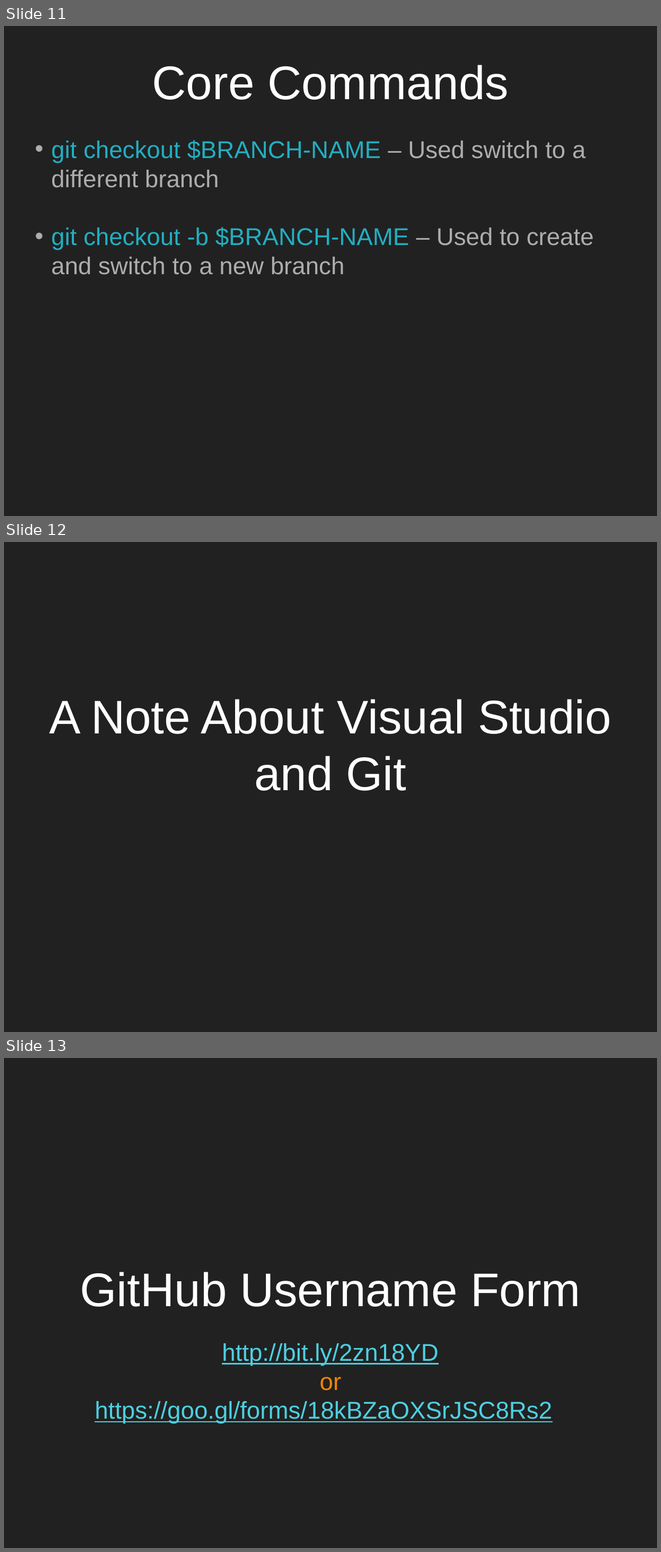
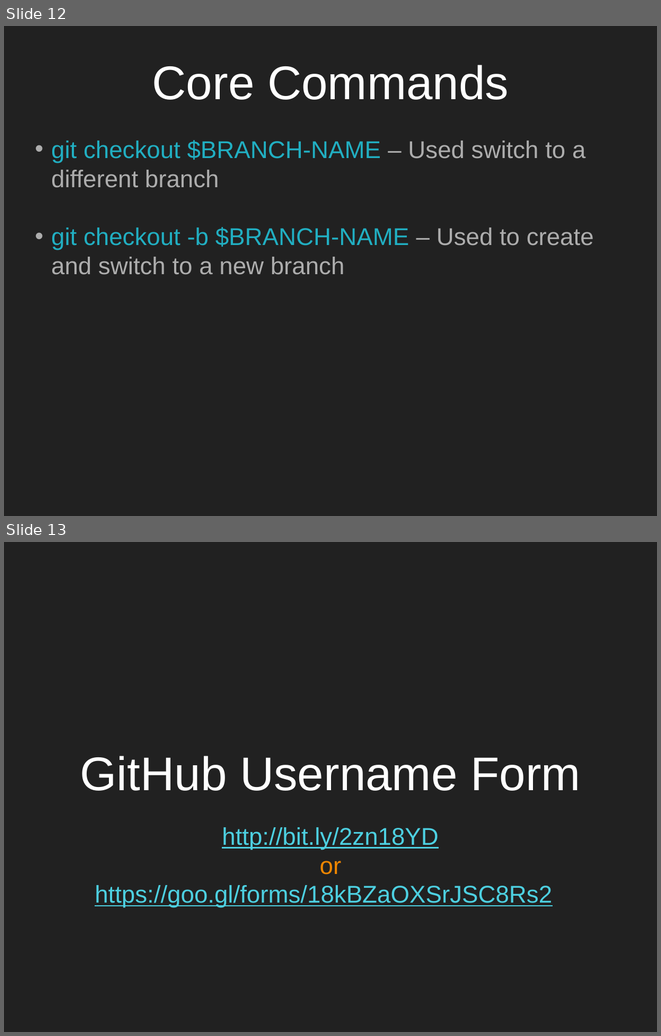
Before and after one commit to GinoCubeddu/Worcester-Future-Week-Git-Talk, a slide deck: IntroductionToGitAndGitHub.pptx. Shown one above the other, each under a label of ours: slides 11, 12 and 13 before the commit, slides 12 and 13 after it. The pictures are 661x1552 and 661x1036 pixels, drawn with LibreOffice and Linux fonts; fonts in the diff are those of the drawing. Boxes give left, top, right and bottom in pixels: in the first picture for what was removed or moved away, otherwise in the second. Text is boxed around its words. In the diff, an @@ line names an element or a change of style, - is before the commit and + after.

```diff
--- a/IntroductionToGitAndGitHub.pptx
+++ b/IntroductionToGitAndGitHub.pptx
@@ slide 12 removed at (4,542,657,1032), background #212121 @@
@@ title removed at (49,699,611,791) @@
-A Note About Visual Studio and Git
@@ what was slide 11 is now slide 12 @@
```
Also in this commit, not shown: 1 slide added, 4 other files.
